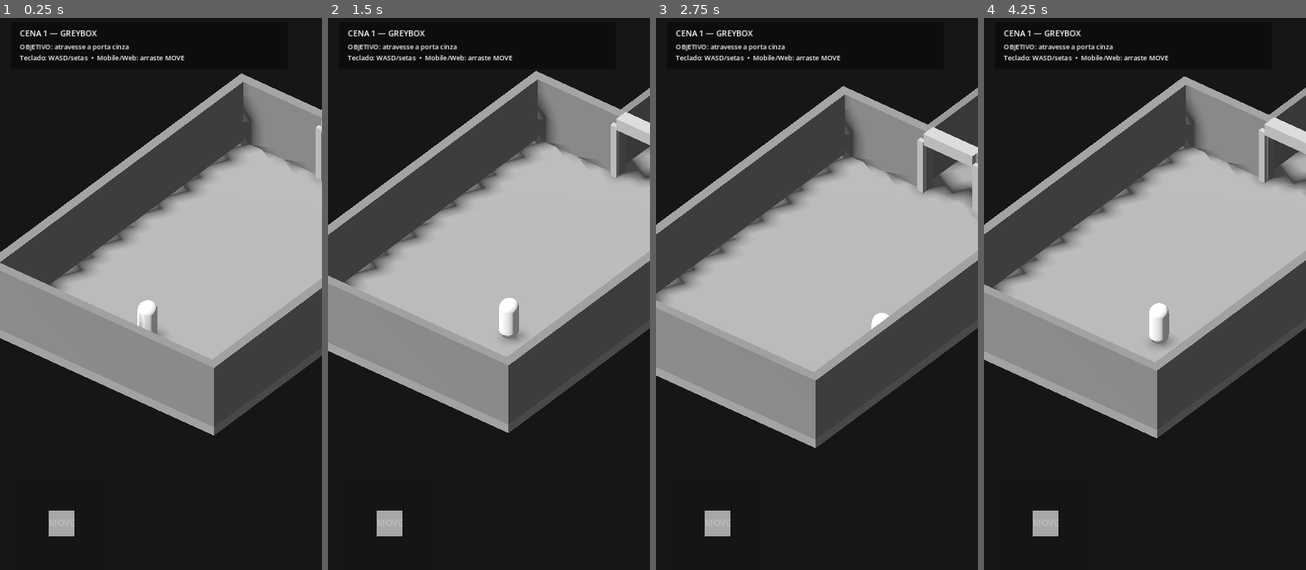
Above: before the commit, frames 1-4 (left to right).
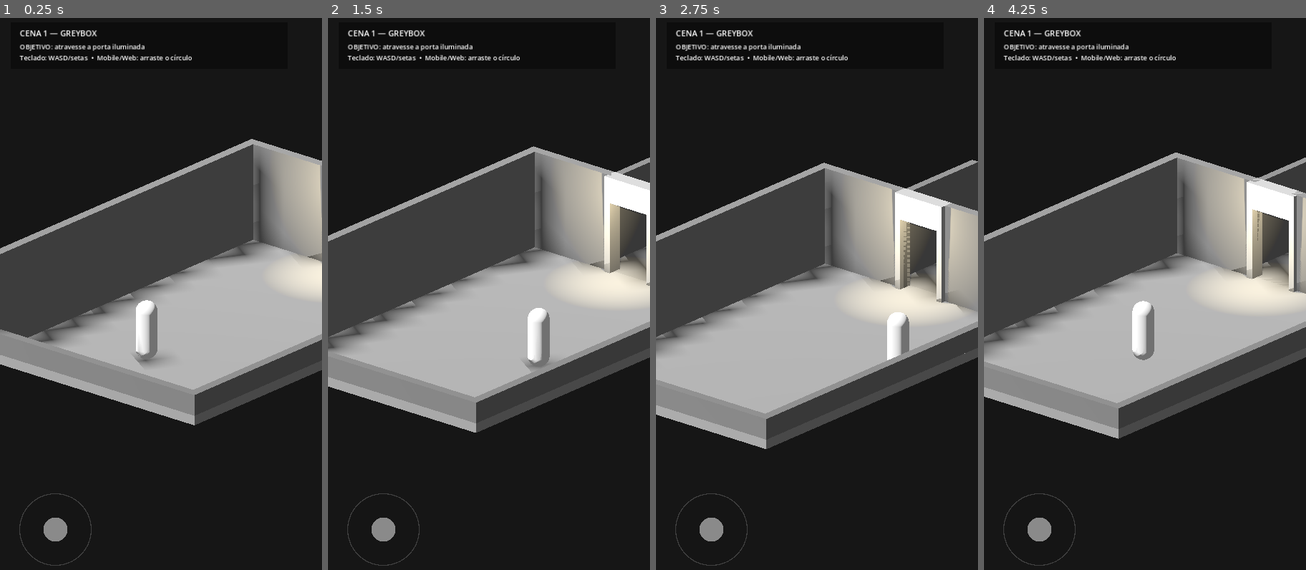
Above: after the commit, the same moments.

Repository: Surgaj/Protocol-Zero
Game: Godot game, scene res://scenes/vertical_slice/scene_01_greybox.tscn
Two runs of this game, one before a commit and one after it. Both use one fixed random seed, a clock stepped at 60 frames per second and the inputs below.
Inputs (mouse positions are in pixels of both pictures, inside the frame that each line leads up to):
- Up to frame 1 (0.25 s): no input
- Up to frame 2 (1.5 s): move the mouse to (559, 271) at 0.52 s; hold D (move_right) 0.53-1.25 s; click (559, 271) at 0.67 s; drag from (424, 327) to (472, 415) at 1.27 s
- Up to frame 3 (2.75 s): move the mouse to (849, 172) at 2.02 s; hold D (move_right) from 2.03 s (still down); click (849, 172) at 2.17 s
- Up to frame 4 (4.25 s): release D (move_right) at 2.75 s; drag from (1128, 415) to (1048, 211) at 2.77 s; move the mouse to (1241, 382) at 3.52 s; hold A (move_left) from 3.53 s (still down); click (1241, 382) at 3.67 s

The runs differ from the first frame. In frame 1, 32% of the frame differs, in the area x 0-100%, y 4-100%; in frame 2, 39%; in frame 3, 38%; in frame 4, 39%.

Commit message:
Tune greybox scale camera and mobile stick

Diff:
--- a/godot/scripts/vertical_slice/camera_follow.gd
+++ b/godot/scripts/vertical_slice/camera_follow.gd
@@ -4,9 +4,9 @@
 # A câmera mantém rotação fixa e acompanha apenas posição.
 
 @export var follow_speed: float = 6.0
-@export var camera_offset: Vector3 = Vector3(14.5, 17.5, 18.5)
-@export var follow_min: Vector2 = Vector2(-1.4, -5.2)
-@export var follow_max: Vector2 = Vector2(1.4, 5.2)
+@export var camera_offset: Vector3 = Vector3(8.5, 6.0, 10.0)
+@export var follow_min: Vector2 = Vector2(-0.65, -2.8)
+@export var follow_max: Vector2 = Vector2(0.65, 2.8)
 
 var target: Node3D
 
--- a/godot/scripts/vertical_slice/scene_01_greybox.gd
+++ b/godot/scripts/vertical_slice/scene_01_greybox.gd
@@ -2,6 +2,7 @@
 
 # PROTOCOL ZERO — Vertical Slice / Scene 01 Greybox
 # Meta mínima: cápsula cinza anda, atravessa uma porta cinza, cena reconhece a travessia.
+# Escala humana de referência: Elias 1,80 m; porta 2,20 m; sala 8 x 12 m.
 
 var objective_label: Label
 var status_label: Label
@@ -55,7 +56,7 @@
 	add_child(world)
 
 	var sun := DirectionalLight3D.new()
-	sun.rotation_degrees = Vector3(-58, -28, 0)
+	sun.rotation_degrees = Vector3(-48, -32, 0)
 	sun.light_color = Color("f0f0f0")
 	sun.light_energy = 1.15
 	sun.shadow_enabled = true
@@ -66,43 +67,55 @@
 	var grey_wall := Color("666666")
 	var grey_door := Color("8a8a8a")
 
-	# Sala 14 x 20. Tudo propositalmente sem arte.
-	add_static_box("Floor", Vector3(14.0, 0.5, 20.0), Vector3(0, -0.25, 0), grey_floor)
-	add_static_box("LeftWall", Vector3(0.5, 3.5, 20.0), Vector3(-6.75, 1.75, 0), grey_wall)
-	add_static_box("RightWall", Vector3(0.5, 3.5, 20.0), Vector3(6.75, 1.75, 0), grey_wall)
-	add_static_box("FrontWall", Vector3(14.0, 3.5, 0.5), Vector3(0, 1.75, 9.75), grey_wall)
+	# Sala humana, não galpão: 8 m x 12 m, paredes de 3 m.
+	add_static_box("Floor", Vector3(8.0, 0.30, 12.0), Vector3(0, -0.15, 0), grey_floor)
 
-	# Parede do fundo dividida para deixar uma abertura real de porta.
-	add_static_box("BackWallLeft", Vector3(5.5, 3.5, 0.5), Vector3(-4.25, 1.75, -9.75), grey_wall)
-	add_static_box("BackWallRight", Vector3(5.5, 3.5, 0.5), Vector3(4.25, 1.75, -9.75), grey_wall)
-	add_static_box("DoorLintel", Vector3(3.0, 0.65, 0.75), Vector3(0, 3.18, -9.62), grey_door)
-	add_static_box("DoorPostLeft", Vector3(0.35, 3.0, 0.75), Vector3(-1.68, 1.5, -9.62), grey_door)
-	add_static_box("DoorPostRight", Vector3(0.35, 3.0, 0.75), Vector3(1.68, 1.5, -9.62), grey_door)
+	# Paredes distantes mantêm altura total; paredes perto da câmera viram cutaway.
+	add_static_box("LeftWall", Vector3(0.30, 3.0, 12.0), Vector3(-3.85, 1.5, 0), grey_wall)
+	add_static_box("RightCutawayLip", Vector3(0.30, 0.65, 12.0), Vector3(3.85, 0.325, 0), Color("5f5f5f"))
+	add_static_box("FrontCutawayLip", Vector3(8.0, 0.65, 0.30), Vector3(0, 0.325, 5.85), Color("5f5f5f"))
 
-	# Pequeno corredor depois da porta para a travessia ser inequívoca.
-	add_static_box("ExitFloor", Vector3(4.5, 0.5, 5.0), Vector3(0, -0.25, -12.25), Color("707070"))
-	add_static_box("ExitWallLeft", Vector3(0.4, 3.0, 5.0), Vector3(-2.05, 1.5, -12.25), Color("5f5f5f"))
-	add_static_box("ExitWallRight", Vector3(0.4, 3.0, 5.0), Vector3(2.05, 1.5, -12.25), Color("5f5f5f"))
+	# Parede do fundo com vão real de 1,40 m x 2,20 m.
+	add_static_box("BackWallLeft", Vector3(3.30, 3.0, 0.30), Vector3(-2.35, 1.5, -5.85), grey_wall)
+	add_static_box("BackWallRight", Vector3(3.30, 3.0, 0.30), Vector3(2.35, 1.5, -5.85), grey_wall)
+	add_static_box("DoorLintel", Vector3(1.80, 0.80, 0.45), Vector3(0, 2.60, -5.78), grey_door)
+	add_static_box("DoorPostLeft", Vector3(0.20, 2.20, 0.45), Vector3(-0.80, 1.10, -5.78), grey_door)
+	add_static_box("DoorPostRight", Vector3(0.20, 2.20, 0.45), Vector3(0.80, 1.10, -5.78), grey_door)
+
+	# Corredor curto depois da porta: apenas o suficiente para provar a travessia.
+	add_static_box("ExitFloor", Vector3(3.0, 0.30, 4.0), Vector3(0, -0.15, -7.75), Color("707070"))
+	add_static_box("ExitWallLeft", Vector3(0.25, 2.6, 4.0), Vector3(-1.38, 1.30, -7.75), Color("5f5f5f"))
+	add_static_box("ExitWallRightLip", Vector3(0.25, 0.65, 4.0), Vector3(1.38, 0.325, -7.75), Color("595959"))
+
+	# Greybox de direção: uma luz discreta puxa o olho para a saída sem virar arte final.
+	var door_light := OmniLight3D.new()
+	door_light.name = "DoorGuideLight"
+	door_light.position = Vector3(0, 2.45, -5.1)
+	door_light.light_color = Color("d7c08a")
+	door_light.light_energy = 1.6
+	door_light.omni_range = 3.4
+	door_light.shadow_enabled = true
+	add_child(door_light)
 
 func build_player() -> CharacterBody3D:
 	var new_player := CharacterBody3D.new()
 	new_player.name = "Elias_GreyCapsule"
-	new_player.position = Vector3(0, 1.15, 6.25)
+	new_player.position = Vector3(0, 0.90, 3.45)
 	new_player.set_script(load("res://scripts/vertical_slice/player_capsule.gd"))
 	add_child(new_player)
 
 	var mesh_instance := MeshInstance3D.new()
 	var mesh := CapsuleMesh.new()
-	mesh.radius = 0.48
-	mesh.height = 2.2
+	mesh.radius = 0.32
+	mesh.height = 1.80
 	mesh.material = make_material(Color("b7b7b7"), 0.95)
 	mesh_instance.mesh = mesh
 	new_player.add_child(mesh_instance)
 
 	var collision := CollisionShape3D.new()
 	var capsule := CapsuleShape3D.new()
-	capsule.radius = 0.48
-	capsule.height = 2.2
+	capsule.radius = 0.32
+	capsule.height = 1.80
 	collision.shape = capsule
 	new_player.add_child(collision)
 	return new_player
@@ -114,11 +127,16 @@
 	add_child(camera)
 
 	camera.projection = Camera3D.PROJECTION_ORTHOGONAL
-	# Em retrato, travamos a largura: a sala tem 14 m e deixamos uma pequena margem.
 	camera.keep_aspect = Camera3D.KEEP_WIDTH
-	camera.size = 15.5
-	camera.global_position = target_player.global_position + Vector3(14.5, 17.5, 18.5)
-	camera.look_at(target_player.global_position + Vector3(0, 0.7, 0), Vector3.UP)
+	camera.size = 9.4
+
+	# 3/4 mais baixo: preserva leitura mobile, mas mostra volume/fachadas como diorama.
+	var offset := Vector3(8.5, 6.0, 10.0)
+	camera.set("camera_offset", offset)
+	camera.set("follow_min", Vector2(-0.65, -2.8))
+	camera.set("follow_max", Vector2(0.65, 2.8))
+	camera.global_position = target_player.global_position + offset
+	camera.look_at(target_player.global_position + Vector3(0, 0.78, 0), Vector3.UP)
 	camera.current = true
 	camera.call("set_target", target_player)
 	return camera
@@ -142,7 +160,7 @@
 
 	status_label = Label.new()
 	status_label.position = Vector2(20, 44)
-	status_label.text = "OBJETIVO: atravesse a porta cinza\nTeclado: WASD/setas  •  Mobile/Web: arraste MOVE"
+	status_label.text = "OBJETIVO: atravesse a porta iluminada\nTeclado: WASD/setas  •  Mobile/Web: arraste o círculo"
 	status_label.add_theme_font_size_override("font_size", 15)
 	panel.add_child(status_label)
 
@@ -153,21 +171,21 @@
 	virtual_stick.anchor_top = 1.0
 	virtual_stick.anchor_right = 0.0
 	virtual_stick.anchor_bottom = 1.0
-	virtual_stick.offset_left = 28.0
-	virtual_stick.offset_top = -248.0
-	virtual_stick.offset_right = 248.0
-	virtual_stick.offset_bottom = -28.0
+	virtual_stick.offset_left = 30.0
+	virtual_stick.offset_top = -218.0
+	virtual_stick.offset_right = 218.0
+	virtual_stick.offset_bottom = -30.0
 	layer.add_child(virtual_stick)
 
 func build_exit_trigger() -> void:
 	var area := Area3D.new()
 	area.name = "Scene01Exit"
-	area.position = Vector3(0, 1.0, -11.3)
+	area.position = Vector3(0, 1.0, -6.95)
 	add_child(area)
 
 	var collision := CollisionShape3D.new()
 	var shape := BoxShape3D.new()
-	shape.size = Vector3(3.4, 2.5, 1.4)
+	shape.size = Vector3(1.55, 2.2, 1.2)
 	collision.shape = shape
 	area.add_child(collision)
 	area.body_entered.connect(_on_exit_crossed)
@@ -176,4 +194,4 @@
 	if body.name != "Elias_GreyCapsule":
 		return
 	objective_label.text = "CENA 1 — PASSAGEM VALIDADA"
-	status_label.text = "A cápsula atravessou a porta. Próximo: interação + sinal."
+	status_label.text = "A cápsula atravessou a porta. Escala + câmera + touch em teste."
--- a/godot/scripts/vertical_slice/virtual_stick.gd
+++ b/godot/scripts/vertical_slice/virtual_stick.gd
@@ -1,26 +1,32 @@
 extends Control
 
 # PROTOCOL ZERO — controle virtual de greybox.
-# Sem arte final: apenas um pad funcional para validar movimento no celular/Web.
+# Visual circular simples para evitar o quadrado/artefato do primeiro teste mobile.
 
-@export var max_radius: float = 82.0
+@export var max_radius: float = 62.0
 @export var input_deadzone: float = 0.12
 
 var _touch_id: int = -1
 var _mouse_active: bool = false
 var _center: Vector2 = Vector2.ZERO
-var _knob: ColorRect
+var _knob_offset: Vector2 = Vector2.ZERO
 
 func _ready() -> void:
 	mouse_filter = Control.MOUSE_FILTER_STOP
-	_build_visuals()
 	_center = size * 0.5
-	_reset_knob()
+	queue_redraw()
 
 func _notification(what: int) -> void:
-	if what == NOTIFICATION_RESIZED and is_instance_valid(_knob):
+	if what == NOTIFICATION_RESIZED:
 		_center = size * 0.5
-		_reset_knob()
+		_knob_offset = Vector2.ZERO
+		queue_redraw()
+
+func _draw() -> void:
+	var outer_radius := max_radius + 18.0
+	draw_circle(_center, outer_radius, Color(0.08, 0.08, 0.08, 0.24))
+	draw_arc(_center, outer_radius, 0.0, TAU, 64, Color(1, 1, 1, 0.18), 2.0)
+	draw_circle(_center + _knob_offset, 27.0, Color(0.82, 0.82, 0.82, 0.62))
 
 func _input(event: InputEvent) -> void:
 	if event is InputEventScreenTouch:
@@ -42,7 +48,7 @@
 			get_viewport().set_input_as_handled()
 		return
 
-	# Mouse também controla o pad para permitir teste rápido no navegador desktop.
+	# Mouse também controla o pad para teste desktop da build Web.
 	if event is InputEventMouseButton:
 		var mouse_button := event as InputEventMouseButton
 		if mouse_button.button_index == MOUSE_BUTTON_LEFT:
@@ -63,32 +69,6 @@
 
 func _exit_tree() -> void:
 	_release_actions()
-
-func _build_visuals() -> void:
-	var base := ColorRect.new()
-	base.name = "PadBase"
-	base.set_anchors_and_offsets_preset(Control.PRESET_FULL_RECT)
-	base.color = Color(0.08, 0.08, 0.08, 0.58)
-	base.mouse_filter = Control.MOUSE_FILTER_IGNORE
-	add_child(base)
-
-	var label := Label.new()
-	label.name = "MoveLabel"
-	label.text = "MOVE"
-	label.horizontal_alignment = HORIZONTAL_ALIGNMENT_CENTER
-	label.vertical_alignment = VERTICAL_ALIGNMENT_CENTER
-	label.set_anchors_and_offsets_preset(Control.PRESET_FULL_RECT)
-	label.add_theme_font_size_override("font_size", 20)
-	label.modulate = Color(1, 1, 1, 0.55)
-	label.mouse_filter = Control.MOUSE_FILTER_IGNORE
-	add_child(label)
-
-	_knob = ColorRect.new()
-	_knob.name = "Knob"
-	_knob.size = Vector2(58, 58)
-	_knob.color = Color(0.78, 0.78, 0.78, 0.82)
-	_knob.mouse_filter = Control.MOUSE_FILTER_IGNORE
-	add_child(_knob)
 
 func _update_from_global(global_pos: Vector2) -> void:
 	var local_pos := global_pos - global_position
@@ -114,16 +94,11 @@
 	elif vector.y > 0.0:
 		Input.action_press("move_back", vector.y)
 
-	if is_instance_valid(_knob):
-		var knob_offset := vector * max_radius
-		_knob.position = _center - (_knob.size * 0.5) + knob_offset
+	_knob_offset = vector * max_radius
+	queue_redraw()
 
 func _release_actions() -> void:
 	Input.action_release("move_left")
 	Input.action_release("move_right")
 	Input.action_release("move_forward")
 	Input.action_release("move_back")
-
-func _reset_knob() -> void:
-	if is_instance_valid(_knob):
-		_knob.position = _center - (_knob.size * 0.5)
